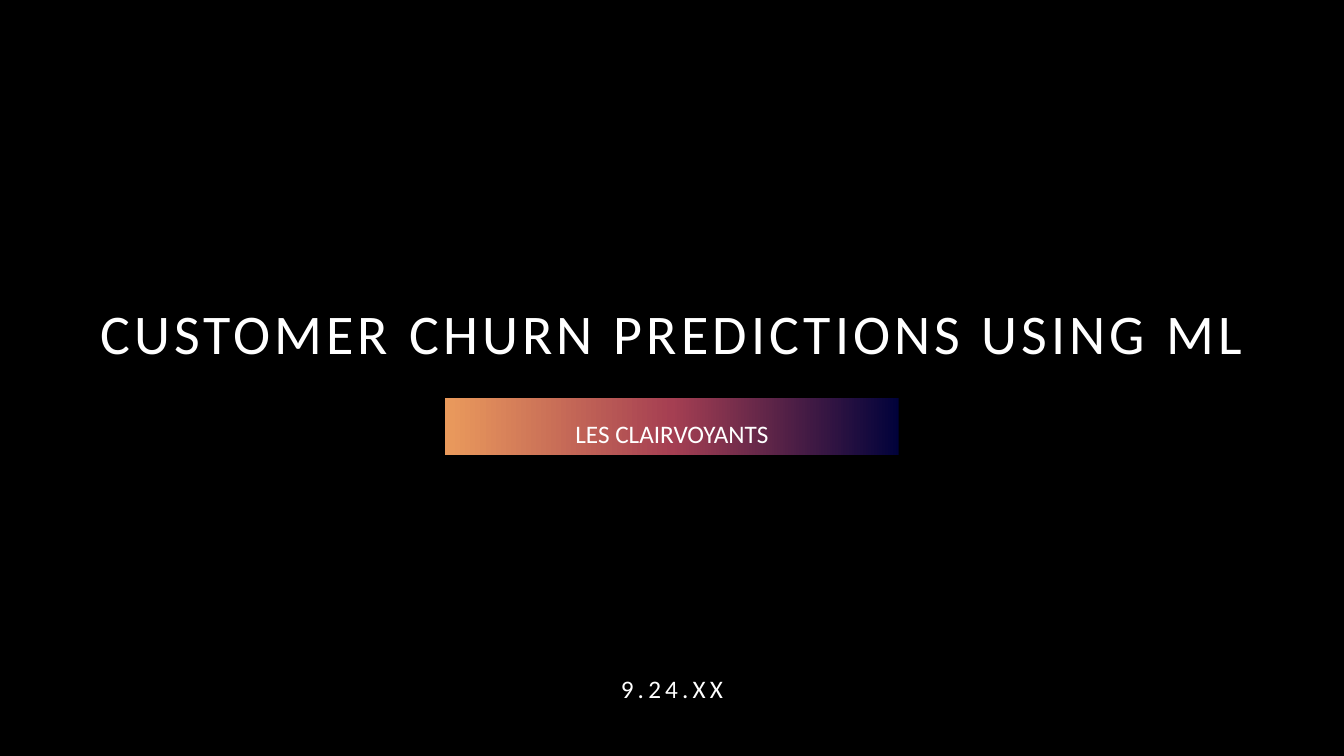
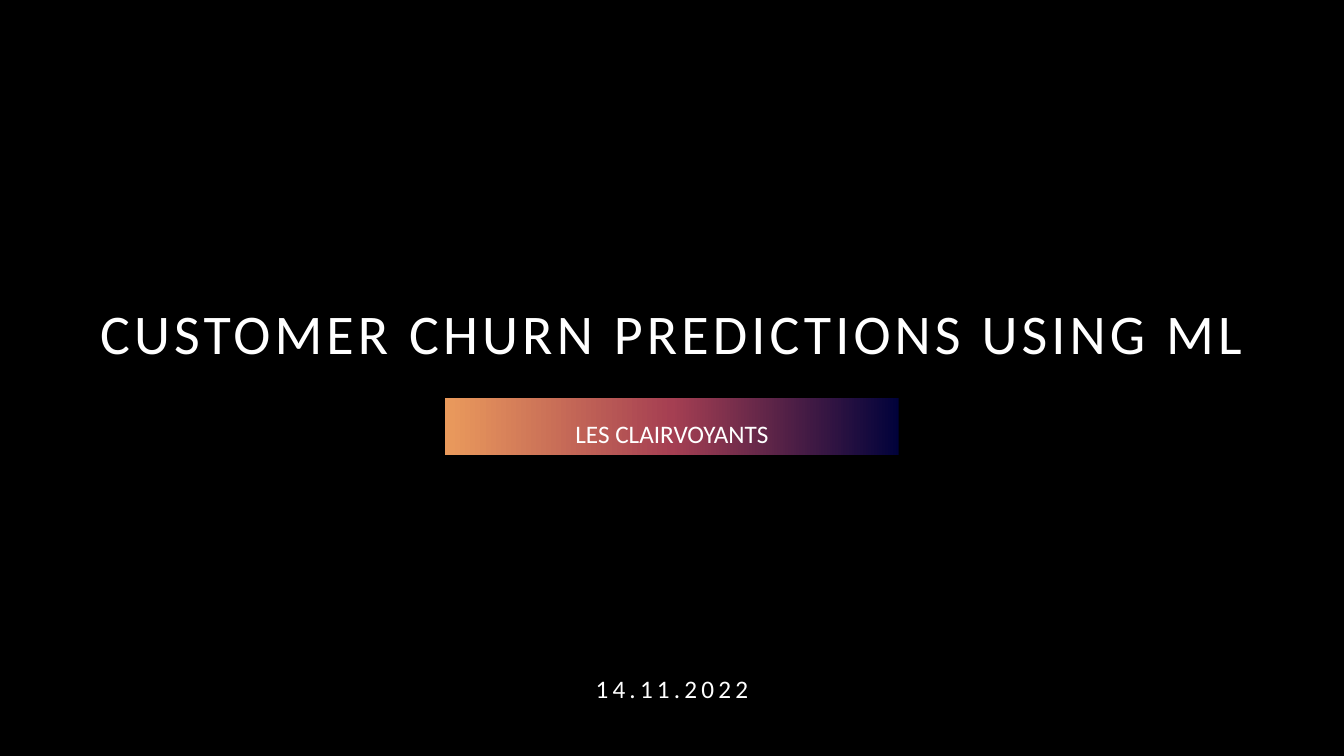
Before and after one commit to rita-s/customer-churn-prediction, a slide deck: slide 1 of Customer Churn Predictions using ml.pptx. Drawn at 1344x756 pixels with LibreOffice and Linux fonts; fonts in the diff are those of the drawing; background and template pictures are left out. Boxes give left, top, right and bottom in pixels: in the first picture for what was removed or moved away, otherwise in the second. Text is boxed around its words. In the diff, an @@ line names an element or a change of style, - is before the commit and + after.

Commit message:
Date Update ppt

```diff
--- a/Customer Churn Predictions using ml.pptx
+++ b/Customer Churn Predictions using ml.pptx
@@ text at (596, 681, 748, 698): text changed @@
-9.24.XX
+14.11.2022
```
